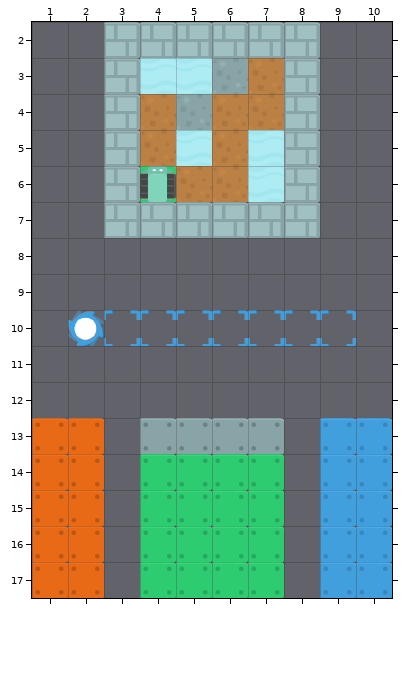
One commit to this Tiled map: android/assets/stages/sequence_easy.tmx. The first picture shows the starting point.
Cells are 64x64 px. Shown: x 1..10, y 2..17.
The same view after the edit:
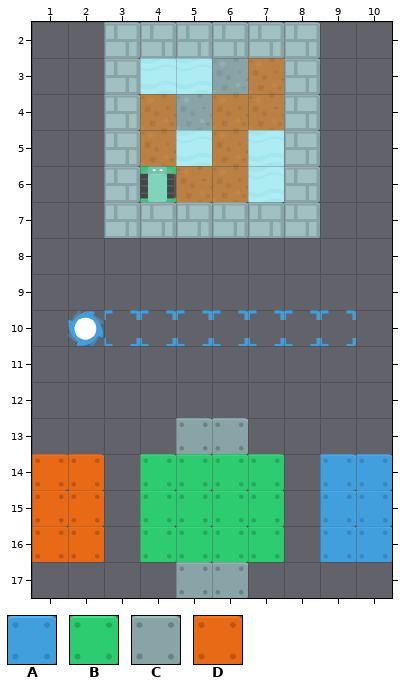
Key: from "tileset": A 0 "box", B 7 "box", C 11 "box", D 14 "box".
_ is an empty cell.
Difference:
Layer "walls":
There is now tile C in row 17 at x 5 to 6.
Layer "boxes":
Tile A is removed in row 13 at x 9 to 10; in row 17 at x 9 to 10.
Tile B is removed in row 17 at x 4 to 7.
Tile C is removed in row 13 at x 4 and 7.
Tile D is removed in row 13 at x 1 to 2; in row 17 at x 1 to 2.
Changed places in both pictures, as pixel boxes (x1, y1, x2, y2):
removed: (32, 418, 104, 454)
removed: (140, 418, 176, 454)
removed: (248, 418, 284, 454)
removed: (320, 418, 392, 454)
removed: (32, 562, 104, 598)
changed: (140, 562, 284, 598)
removed: (320, 562, 392, 598)
